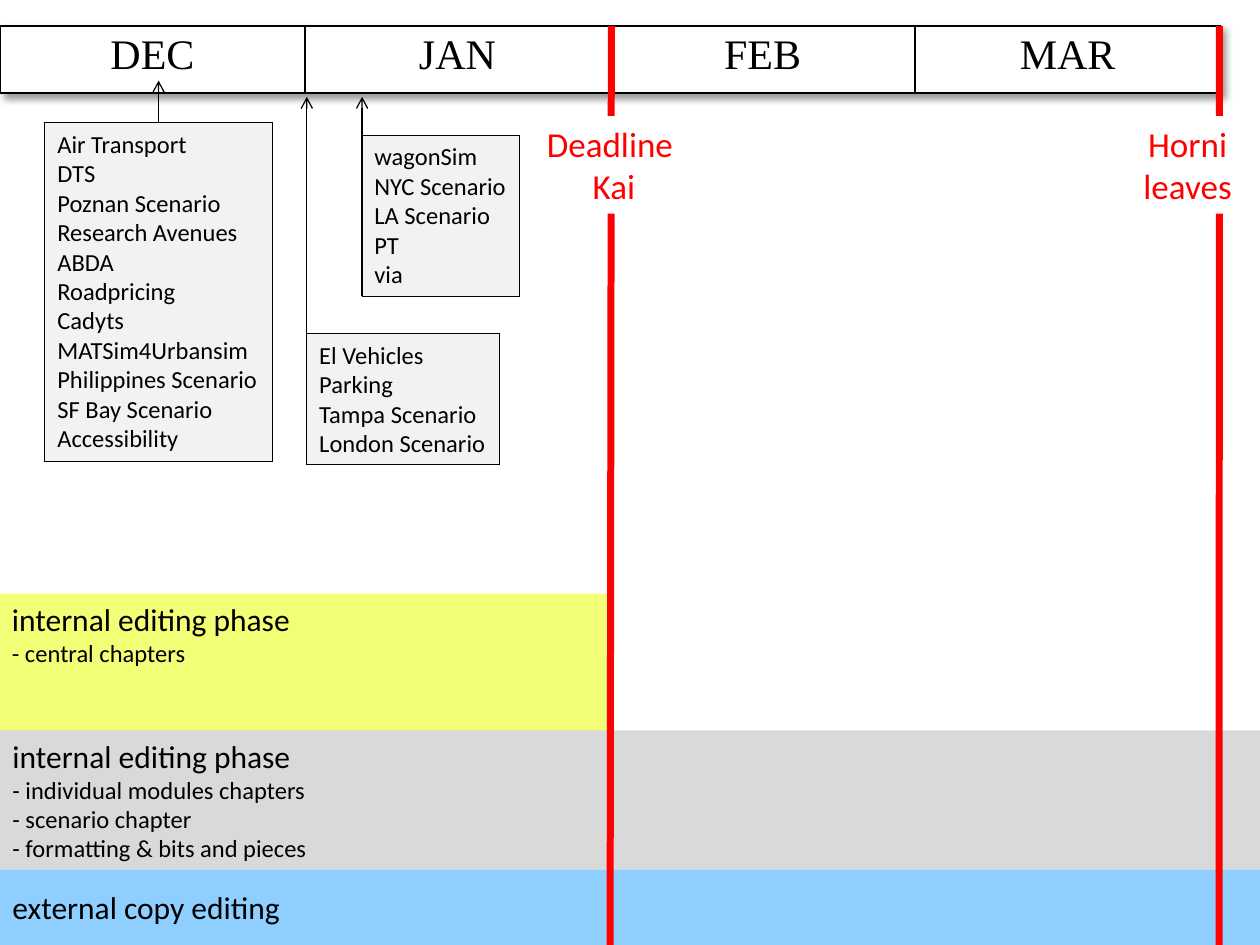
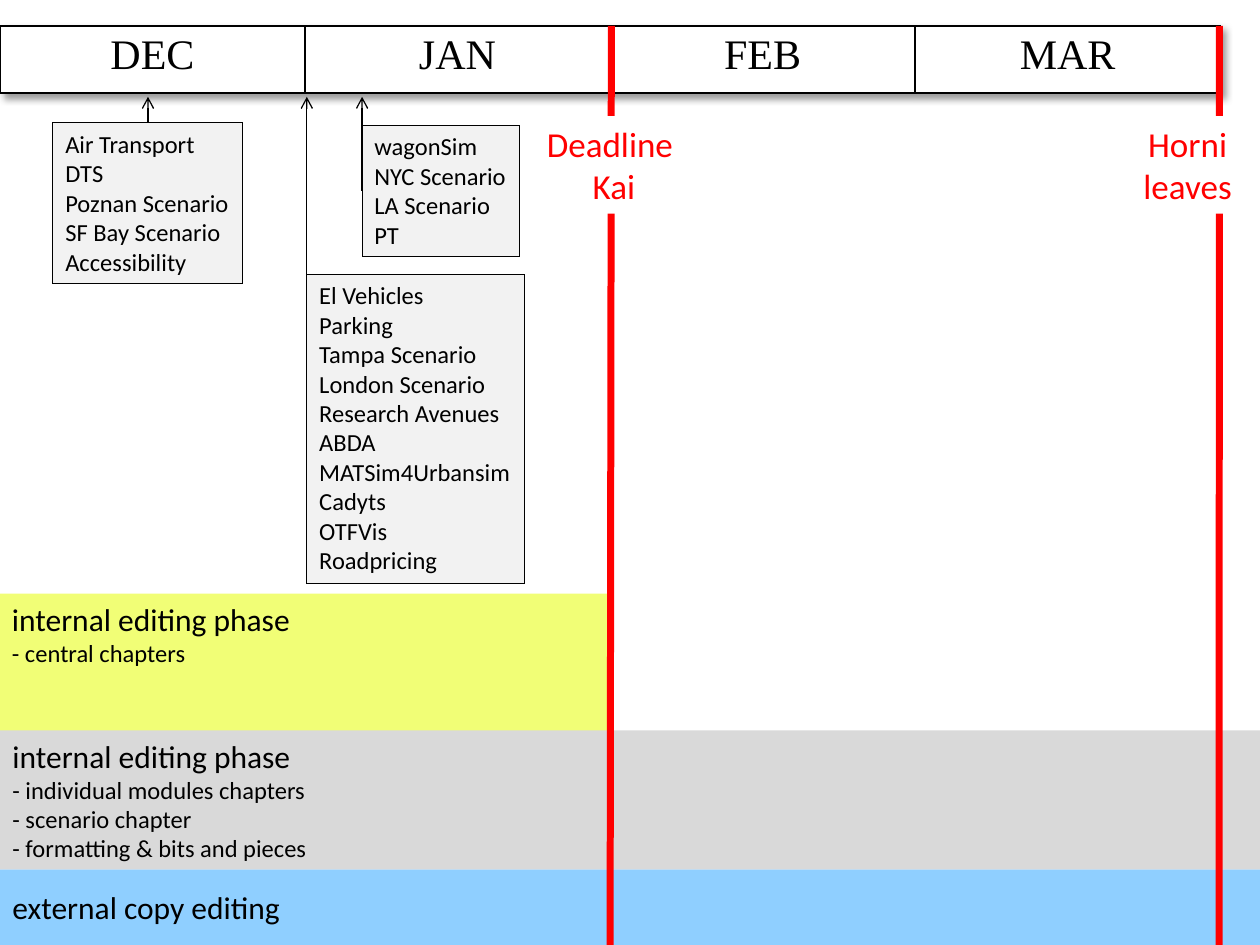
Before and after one commit to sashigurram/book, a slide deck: slide 1 of admin/timeline.pptx. Drawn at 1260x945 pixels with LibreOffice and Linux fonts; fonts in the diff are those of the drawing. Boxes give left, top, right and bottom in pixels: in the first picture for what was removed or moved away, otherwise in the second. Text is boxed around its words. In the diff, an @@ line names an element or a change of style, - is before the commit and + after.

```diff
--- a/admin/timeline.pptx
+++ b/admin/timeline.pptx
@@ arrow moved from (159, 396) - (159, 81) to (147, 122) - (147, 97) @@
@@ arrow moved from (362, 296) - (362, 97) to (362, 192) - (362, 97) @@
@@ rectangle "Air Transport": place and size @@
-rectangle "Air Transport" at <box>45,122,272,461</box>
+rectangle "Air Transport" at <box>53,122,243,284</box>
@@ rectangle "wagonSim": place and size @@
-rectangle "wagonSim" at <box>362,135,519,296</box>
+rectangle "wagonSim" at <box>362,125,519,256</box>
@@ text in rectangle at <box>57,224,257,392</box>: paragraphs removed @@
-Research Avenues
-ABDA
-Roadpricing
-Cadyts
-MATSim4Urbansim
-Philippines Scenario
@@ text in rectangle at <box>374,266,402,283</box>: paragraph removed @@
-via
@@ rectangle "El Vehicles": place and size @@
-rectangle "El Vehicles" at <box>307,334,500,465</box>
+rectangle "El Vehicles" at <box>307,275,525,585</box>
@@ text in rectangle at <box>319,405,510,574</box>: paragraphs added @@
+Research Avenues
+ABDA
+MATSim4Urbansim
+Cadyts
+OTFVis
+Roadpricing
```
Also in this commit, not shown: 1 other file.
